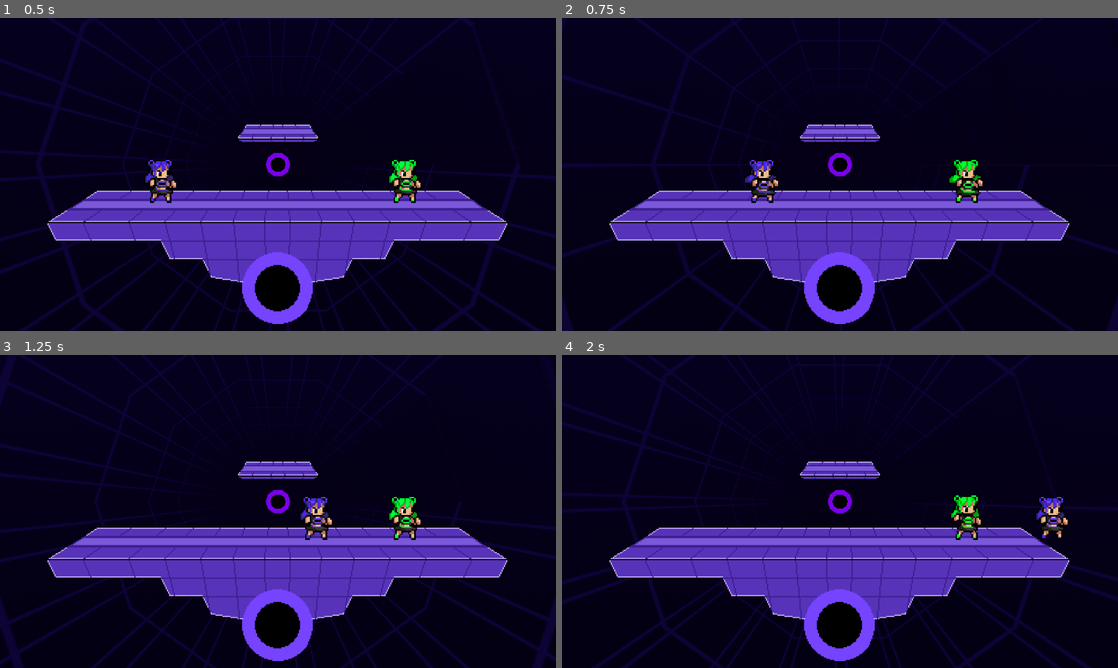
Above: before the commit, frames 1-4 (two rows, left to right).
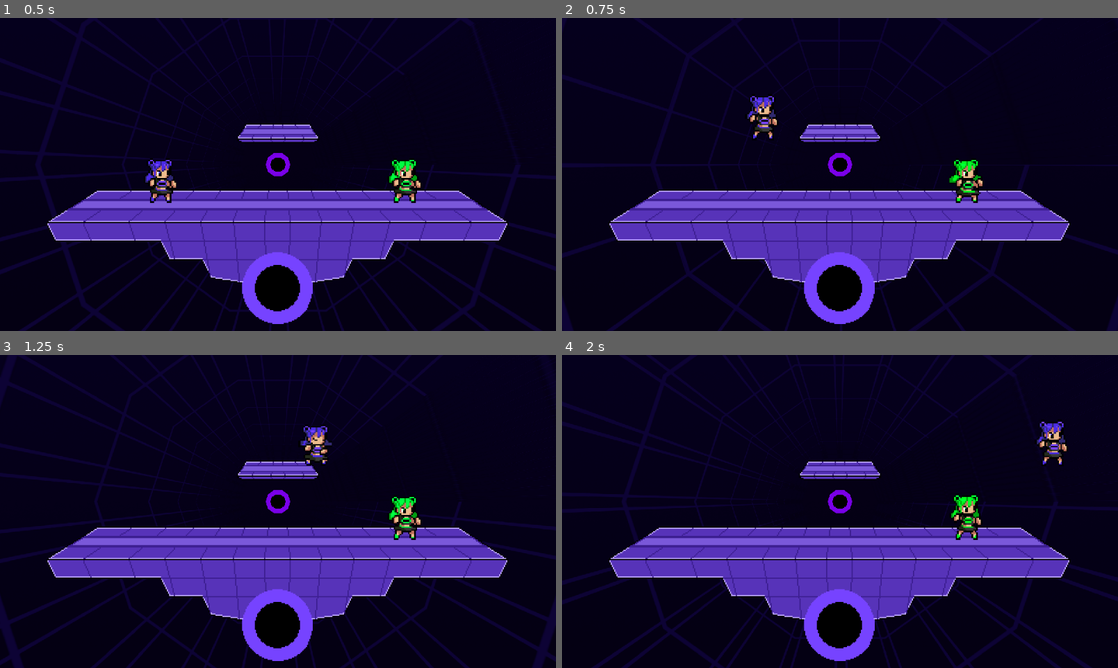
Above: after the commit, the same moments.

Repository: Logn35/SmashBox
Game: Godot game, scene res://Stages/Test Stage.tscn
Two runs of this game, one before a commit and one after it. Both use one fixed random seed, a clock stepped at 60 frames per second and the inputs below.
Inputs:
- Up to frame 1 (0.5 s): no input
- Up to frame 2 (0.75 s): hold D (moveRight) from 0.53 s (still down); tap Space (Jump, bound only before the commit) at 0.6 s
- Up to frame 3 (1.25 s): keep holding D (moveRight); tap Space (Jump, bound only before the commit) at 0.77, 1.07 s
- Up to frame 4 (2 s): keep holding D (moveRight); tap Space (Jump, bound only before the commit) at 1.35, 1.52, 1.82 s

Frame 1 is identical in both runs. In frame 2, 1.0% of the frame differs, in the area x 32-39%, y 24-60%; in frame 3, 0.9%; in frame 4, 0.9%.

Commit message:
fixed jumping for p1

Diff:
--- a/project.godot
+++ b/project.godot
@@ -54,7 +54,7 @@
 "events": [ Object(InputEventKey,"resource_local_to_scene":false,"resource_name":"","device":0,"alt":false,"shift":false,"control":false,"meta":false,"command":false,"pressed":false,"scancode":68,"unicode":0,"echo":false,"script":null)
  ]
 }
-Jump={
+jump={
 "deadzone": 0.5,
 "events": [ Object(InputEventKey,"resource_local_to_scene":false,"resource_name":"","device":0,"alt":false,"shift":false,"control":false,"meta":false,"command":false,"pressed":false,"scancode":32,"unicode":0,"echo":false,"script":null)
  ]
